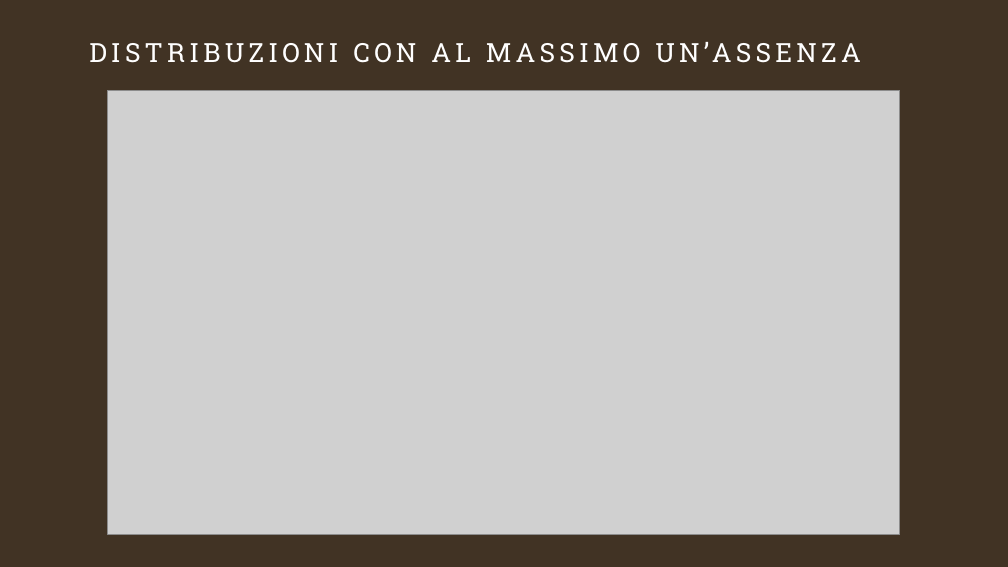
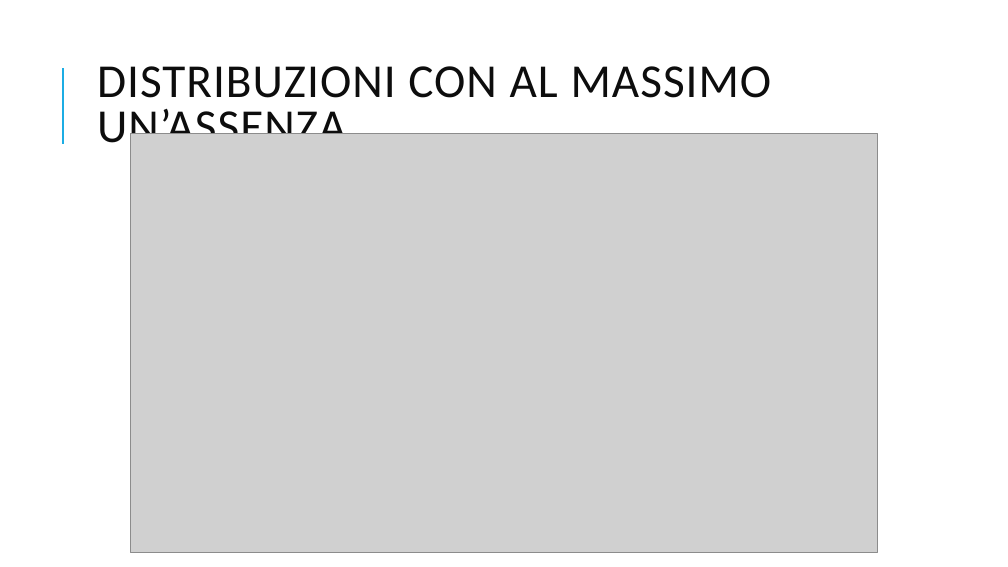
Before and after one commit to GitCass01/italian-cinemas-sciviz, a slide deck: slide 22 of presentazione_davide_carniselli.pptx (slide 21 before the commit). Drawn at 1008x567 pixels with LibreOffice and Linux fonts; fonts in the diff are those of the drawing; grey boxes stand for pictures. Boxes give left, top, right and bottom in pixels: in the first picture for what was removed or moved away, otherwise in the second. Text is boxed around its words. In the diff, an @@ line names an element or a change of style, - is before the commit and + after.

```diff
--- a/presentazione_davide_carniselli.pptx
+++ b/presentazione_davide_carniselli.pptx
@@ background #413324 to #FFFFFF @@
@@ line added from (63, 144) to (63, 68), #1CADE4 1.5 pt @@
@@ title "DISTRIBUZIONI CON AL MASSIMO UN’ASSENZA" moved from (x1=89, y1=36, x2=919, y2=90) to (x1=97, y1=66, x2=772, y2=155) @@
@@ title "DISTRIBUZIONI CON AL MASSIMO UN’ASSENZA" at (x1=97, y1=66, x2=772, y2=155): size 25.2 to 45 pt, font Roboto Slab to Calibri, text colour #FFFFFF to #0D0D0D, letter spacing 4 to 1 pt; line spacing 1 to 0.8; vertical alignment top to middle @@
@@ picture resized from (x1=108, y1=90, x2=900, y2=535) to (x1=131, y1=133, x2=877, y2=552) @@
```
Also in this commit, not shown: 27 other slides changed, 2 slides added, 1 slide removed, 1 other file.
